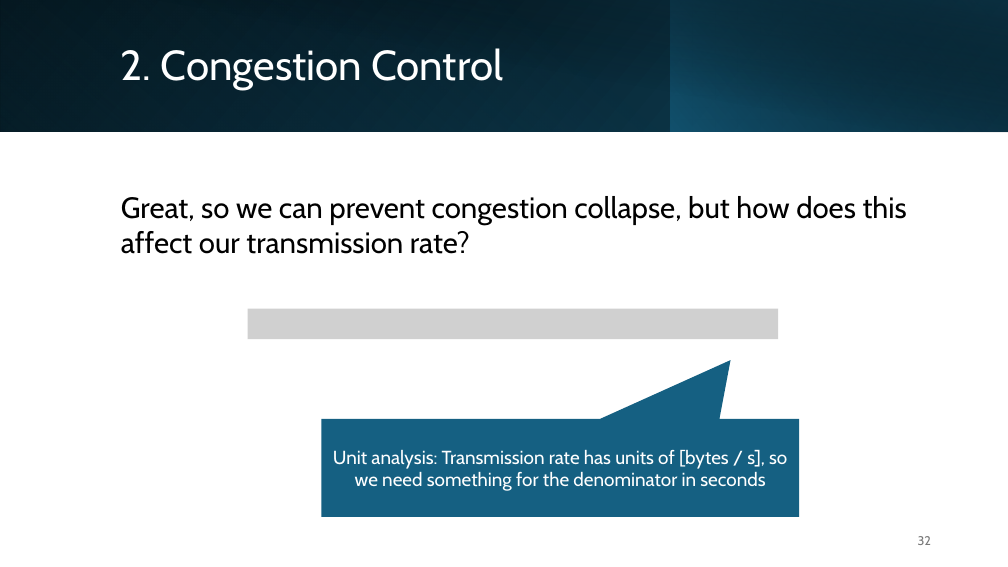
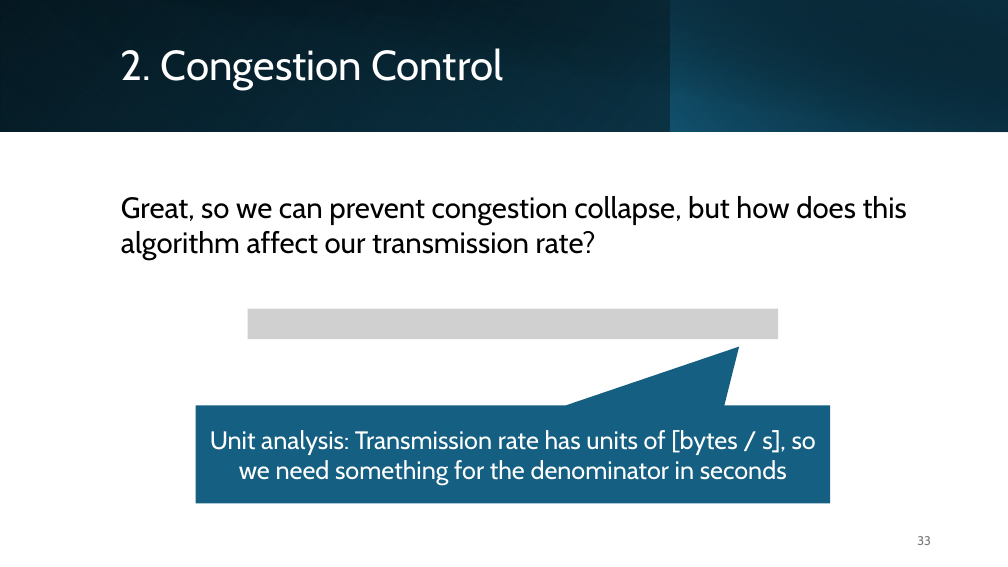
Before and after one commit to michaelgalle/ComputerNetworks, a slide deck: slide 33 of Introduction to Networks - TCP congestion - slides.pptx (slide 32 before the commit). Drawn at 1008x567 pixels with LibreOffice and Linux fonts; fonts in the diff are those of the drawing; grey boxes stand for pictures. Boxes give left, top, right and bottom in pixels: in the first picture for what was removed or moved away, otherwise in the second. Text is boxed around its words. In the diff, an @@ line names an element or a change of style, - is before the commit and + after.

```diff
--- a/Introduction to Networks - TCP congestion - slides.pptx
+++ b/Introduction to Networks - TCP congestion - slides.pptx
@@ text at (x1=121, y1=196, x2=907, y2=260): text changed @@
-Great, so we can prevent congestion collapse, but how does this affect our transmission rate?
+Great, so we can prevent congestion collapse, but how does this algorithm affect our transmission rate?
@@ speech box "Unit analysis: Transmission rate has ..." resized from (x1=321, y1=419, x2=799, y2=516) to (x1=196, y1=405, x2=830, y2=503) @@
@@ speech box "Unit analysis: Transmission rate has ..." at (x1=196, y1=405, x2=830, y2=503): size 18 to 24 pt @@
@@ page number at (x1=917, y1=536, x2=931, y2=545): text changed @@
-32
+33
```
Also in this commit, not shown: 15 other slides changed, 1 slide added, 1 other file.
